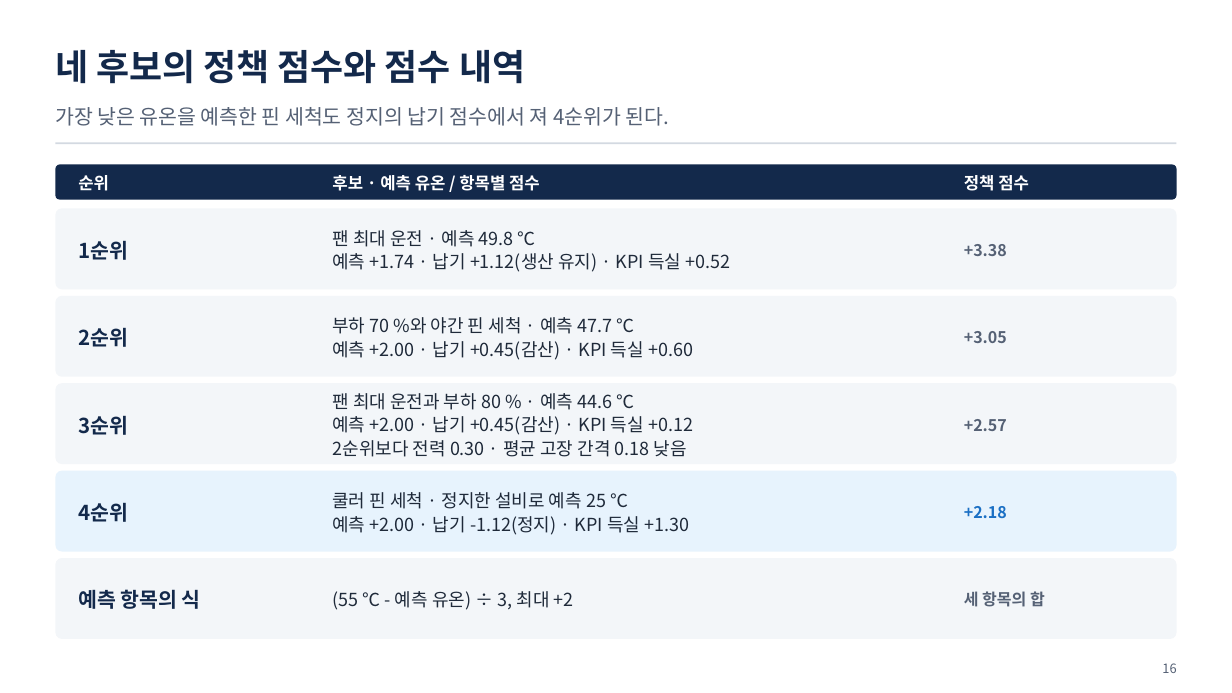
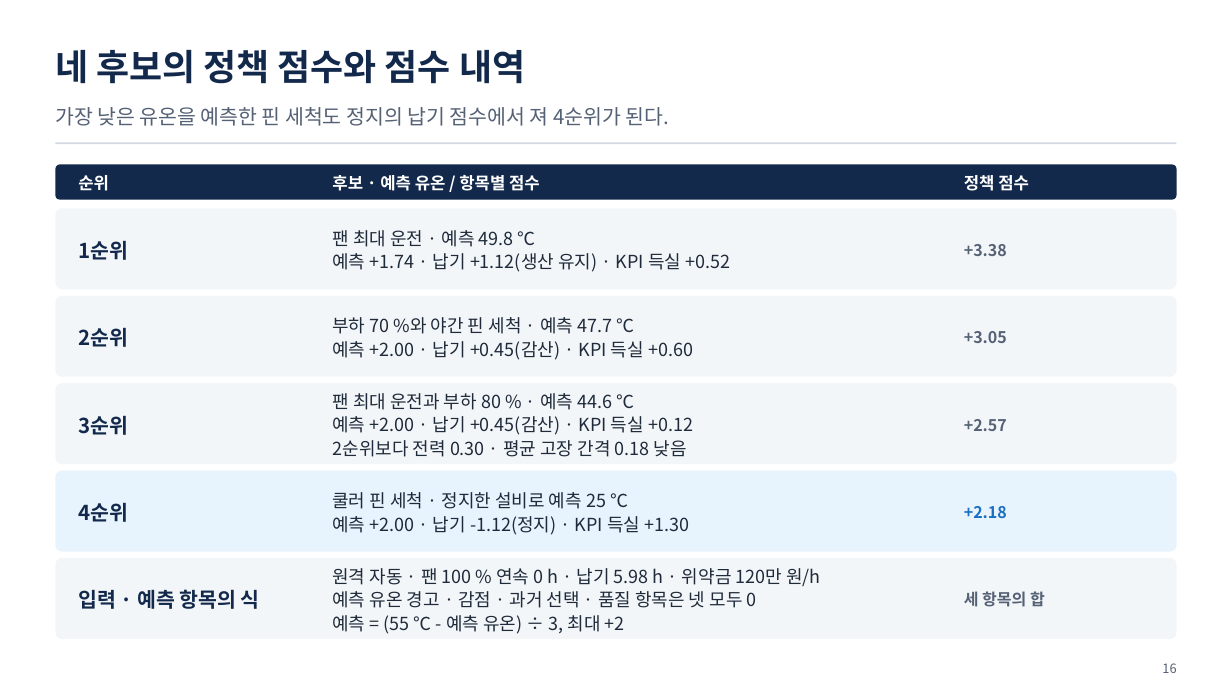
Before and after one commit to uengine-oss/hyd-iot-edu, a slide deck: slide 16 of workspace/강의제작/산출물/실전반/이론/03회차/실전반_03일차.pptx. Drawn at 1232x693 pixels with LibreOffice and Linux fonts; fonts in the diff are those of the drawing. Boxes give left, top, right and bottom in pixels: in the first picture for what was removed or moved away, otherwise in the second. Text is boxed around its words. In the diff, an @@ line names an element or a change of style, - is before the commit and + after.

Commit message:
실전반 3회차 대본 02편(24~54장) 닫음 · 03편(55~79장) 초안(검토 중) — 통합 4회차 01편 낭독을 원본대응대로 가져와 34행 본문 28.25분, 실습3~5 소개, 단원 검토 지적(10 · 2 · 3 · 2건) 고침, 원본 낭독 대조를 문장 단위 스크립트로(빠진 판단 문장 되살림) · V-10: 14 · 16장 화면에 비교 값 · 계산 입력 · 실습 소개 첫 문장이 아직 하지 않은 실습을 받던 22 · 51 · 53장 고침 · 장확정 1~54장 · 판본검사 실전3 전부 일치 · 01편 영상 제작 입력(강조 19 · 장별점검표 · 쉼 21구획)

```diff
--- a/workspace/강의제작/산출물/실전반/이론/03회차/실전반_03일차.pptx
+++ b/workspace/강의제작/산출물/실전반/이론/03회차/실전반_03일차.pptx
@@ text at box(332, 568, 821, 634): text changed @@
-(55 ℃ - 예측 유온) ÷ 3, 최대 +2
+원격 자동 · 팬 100 % 연속 0 h · 납기 5.98 h · 위약금 120만 원/h
+예측 유온 경고 · 감점 · 과거 선택 · 품질 항목은 넷 모두 0
+예측 = (55 ℃ - 예측 유온) ÷ 3, 최대 +2
@@ text at box(78, 589, 260, 609): text changed @@
-예측 항목의 식
+입력 · 예측 항목의 식
```
Also in this commit, not shown: 2 other slides changed, 31 other files.
